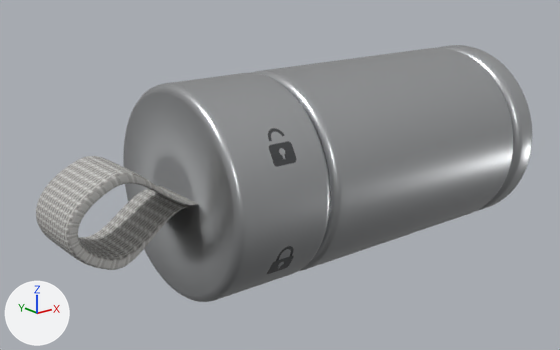
An edit to the glTF model assets/metal-capsule-workflow.glb, drawn before and after from the same camera.
Both versions are drawn from a 50 mm camera at (-0.0784, -0.0863, 0.0339) aimed at (-0.0084, 0.0012, -0.0011). Arrows for +X, +Y and +Z are at lower left; the lights stay in place. The first picture is the older version.

The first picture shows 'Continuous woven pull loop', 'Locking collar', 'Main barrel', 'Rear end cap'.
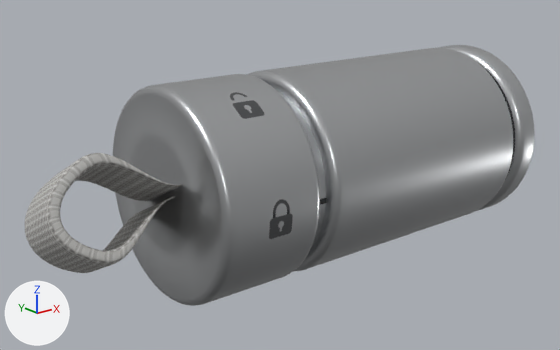
Boxes [x1, y1, x2, y2] around the edits, measured in the pictures (560 x 350 px):
'Locking collar', moved, turned
    before: [123, 73, 330, 302]
    after: [113, 74, 320, 306]
'Continuous woven pull loop', moved, turned
    before: [36, 156, 198, 270]
    after: [25, 153, 182, 273]
'Rear end cap', moved
    before: [439, 45, 532, 211]
    after: [439, 45, 535, 211]
'Recessed collar sleeve', unchanged, uncovered by the edit
    after: [274, 88, 326, 246]

Patch to the scene script:
```diff
--- a/assets/metal-capsule-workflow.glb.py
+++ b/assets/metal-capsule-workflow.glb.py
@@ ob_rear_end_cap @@
 ob_rear_end_cap = bpy.data.objects.new('Rear end cap', me_mesh_1)
-ob_rear_end_cap.location = (-0.0006, 0.0, 0.0)
+ob_rear_end_cap.location = (0.0, 0.0, 0.0)
@@ ob_locking_collar @@
 ob_locking_collar = bpy.data.objects.new('Locking collar', me_mesh_4)
-ob_locking_collar.location = (0.0018, 0.0, 0.0)
+ob_locking_collar.location = (0.0, 0.0, 0.0)
+ob_locking_collar.rotation_euler = (-0.472, 0.0, 0.0)  # degrees (-27, 0, 0)
@@ ob_continuous_woven_pull_loop @@
 ob_continuous_woven_pull_loop = bpy.data.objects.new('Continuous woven pull loop', me_mesh_6)
-ob_continuous_woven_pull_loop.location = (0.0018, 0.0, 0.0)
+ob_continuous_woven_pull_loop.location = (0.0, 0.0, 0.0)
+ob_continuous_woven_pull_loop.rotation_euler = (-0.472, 0.0, 0.0)  # degrees (-27, 0, 0)
```
